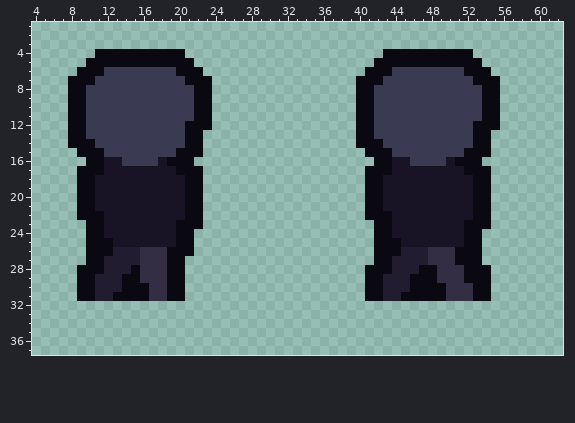
Two states of a pixel-art file, Sprites/Player.aseprite. Above is the file before it was changed.
256x64 pixels, 1 frame. Colours within 5 levels of each other are drawn and written as one. Shown: x 4..62, y 1..37.
After the commit:
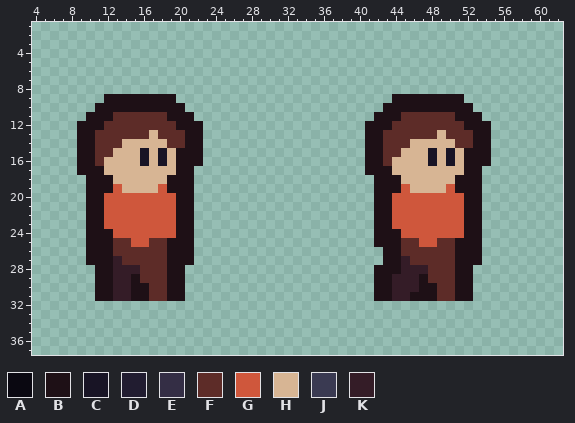
Palette (. is transparent): A #0a0811  B #1e1016  C #181425  D #211c30  E #342e45  F #5d2c28  G #cf573c  H #d7b594  J #3a3a52  K #341c27
The exact change:
Changed rows in their new state; - is an unchanged pixel.
first column x 8:
 4 ---..........----------------------..........---
 5 --............--------------------............--
 6 -..............------------------..............-
 7 ................----------------................
 8 ................----------------................
 9 ....BBBBBBBB....----------------....BBBBBBBB....
10 ...BBBBBBBBBB...----------------...BBBBBBBBBB...
11 ..BBBFFFFFFBBB..----------------..BBBFFFFFFBBB..
12 .BBBFFFFFFFFBBB.----------------.BBBFFFFFFFFBBB.
13 .BBFFFFFFHFFFBB-----------------.BBFFFFFFHFFFBB-
14 .BBFFFHHHHHFFBB-----------------.BBFFFHHHHHFFBB-
15 -BBFFHHHCHCHBBB------------------BBFFHHHCHCHBBB-
16 -BBFHHHHCH-HBBB------------------BBFHHHHCH-HBBB-
17 -BBBHHHHHHHHBB.------------------BBBHHHHHHHHBB.-
18 -.BBBHHHHHHBBB.------------------.BBBHHHHHHBBB.-
19 -.BBBGHHHHGBBB.------------------.BBBGHHHHGBBB.-
20 -.BBGGGGGGGGBB.------------------.BBGGGGGGGGBB.-
21 -.BBGGGGGGGGBB.------------------.BBGGGGGGGGBB.-
22 -.BBGGGGGGGGBB.------------------.BBGGGGGGGGBB.-
23 --BBGGGGGGGGBB.-------------------BBGGGGGGGGBB.-
24 --BBBGGGGGGGBB--------------------BBBGGGGGGGBB--
25 --BBBFFGGFFBBB--------------------BBBFFGGFFBBB--
26 --BBBFFFFFFBBB--------------------.BBFFFFFFBBB--
27 --BBBKFFFFFBBB--------------------.BBKFFFFFBBB--
28 -..BBKKKFFFBB--------------------.BBBKKKFFFBB..-
29 -..BBKKBFFFBB--------------------.BBKKKBFFFBB..-
30 -..BBKKBBFFBB--------------------.BBKKKBBFFBB..-
31 -..BBKKBBFFBB--------------------.BBKKBBBFFBB..-
